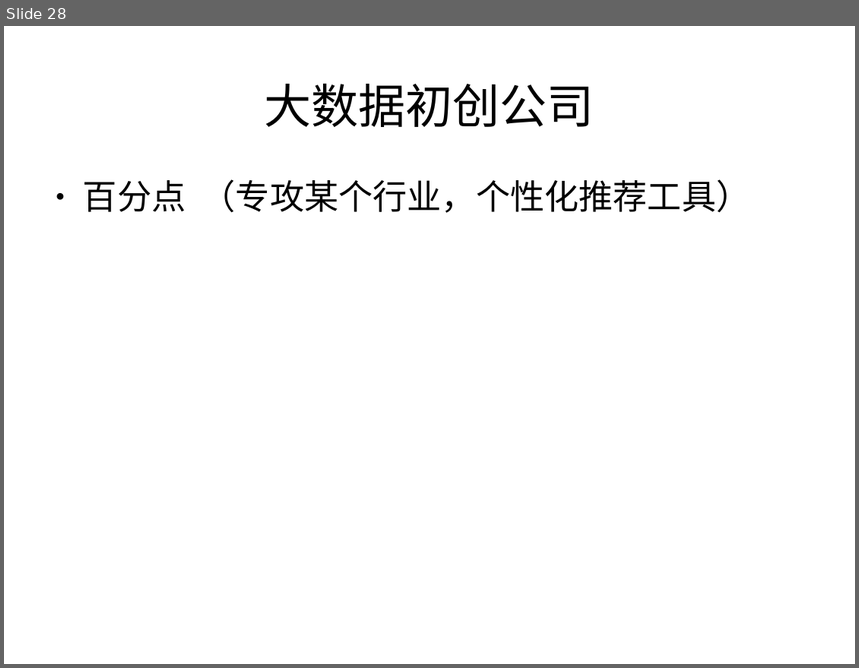
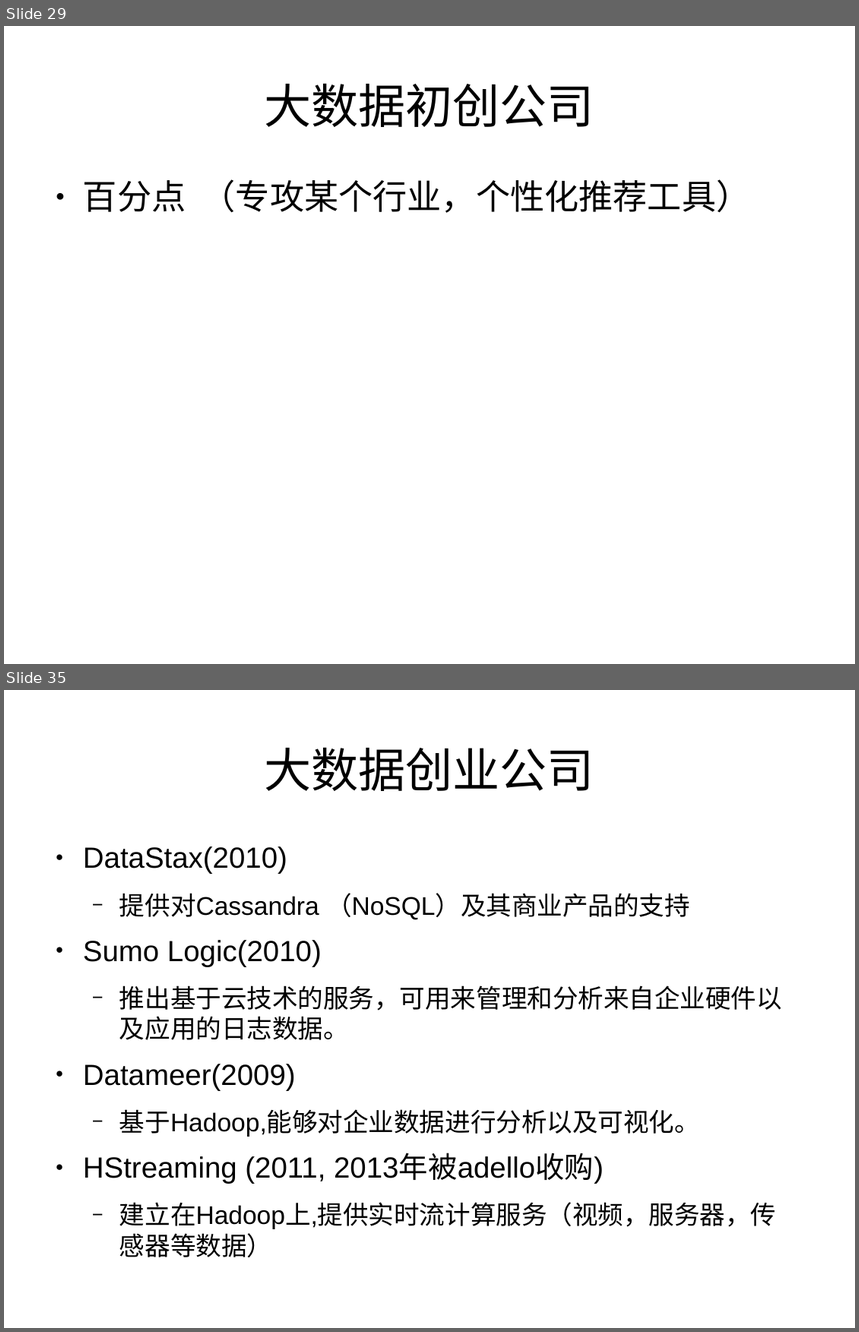
Before and after one commit to zouzhberk/Notes, a slide deck: bigdata/about-bigdata-product.odp. Shown one above the other, each under a label of ours: slide 28 before the commit, slides 29 and 35 after it; the slides between them are not shown. The pictures are 859x668 and 859x1332 pixels, drawn with LibreOffice and Linux fonts; fonts in the diff are those of the drawing. Boxes give left, top, right and bottom in pixels: in the first picture for what was removed or moved away, otherwise in the second. Text is boxed around its words. In the diff, an @@ line names an element or a change of style, - is before the commit and + after.

```diff
--- a/bigdata/about-bigdata-product.odp
+++ b/bigdata/about-bigdata-product.odp
@@ slide 35 added at [4,690,855,1328], background #FFFFFF @@
@@ title added at [264,747,595,791], 44 pt, text #000000 @@
+大数据创业公司
@@ text added at [83,847,782,1258], 23.8 pt, text #000000 @@
+● DataStax(2010)
+  − 提供对Cassandra （NoSQL）及其商业产品的支持
+● Sumo Logic(2010)
+  − 推出基于云技术的服务，可用来管理和分析来自企业硬件以及应用的日志数据。
+● Datameer(2009)
+  − 基于Hadoop,能够对企业数据进行分析以及可视化。
+● HStreaming (2011, 2013年被adello收购)
+  − 建立在Hadoop上,提供实时流计算服务（视频，服务器，传感器等数据）
@@ what was slide 28 is now slide 29 @@
```
Also in this commit, not shown: 3 slides changed, 10 other slides added, 1 other file.
